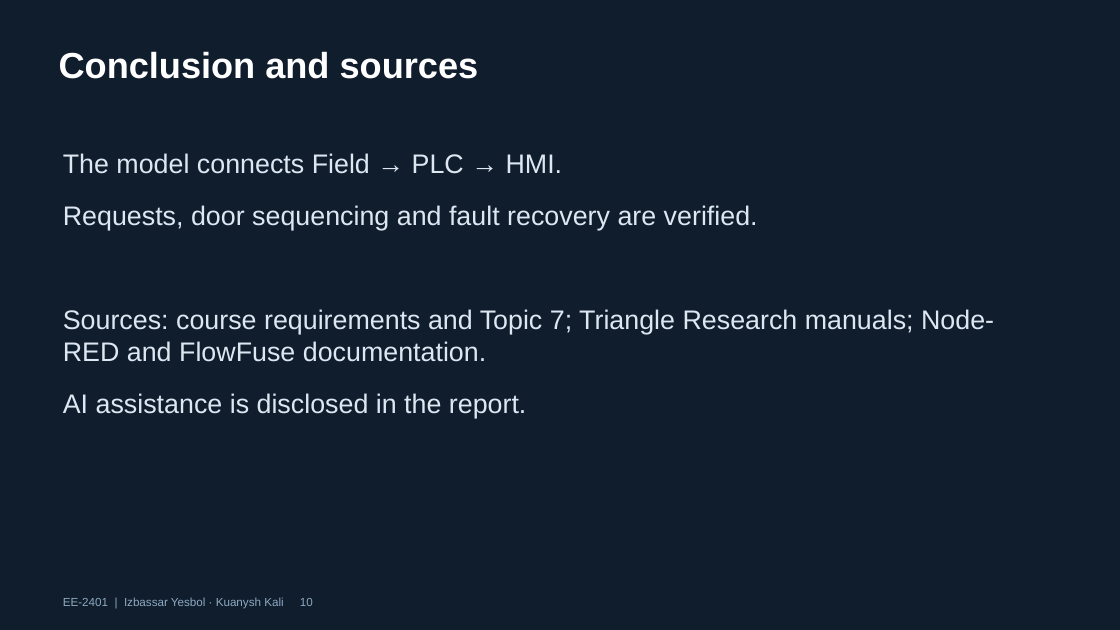
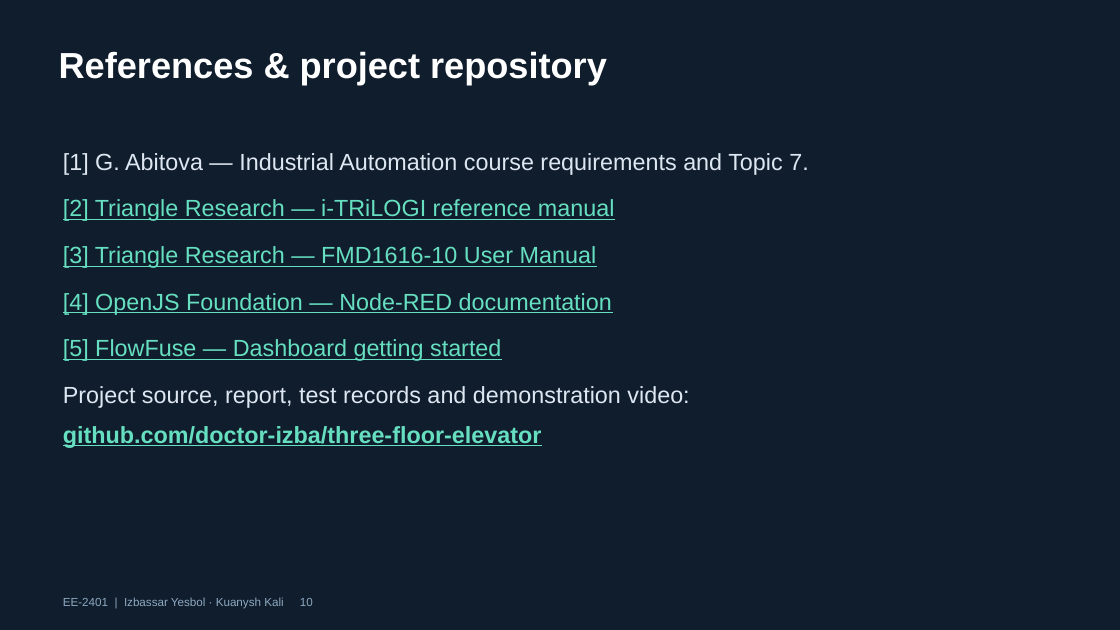
Before and after one commit to doctor-izba/three-floor-elevator, a slide deck: slide 10 of Presentation/Elevator_Defence_EE2401.pptx. Drawn at 1120x630 pixels with LibreOffice and Linux fonts; fonts in the diff are those of the drawing. Boxes give left, top, right and bottom in pixels: in the first picture for what was removed or moved away, otherwise in the second. Text is boxed around its words. In the diff, an @@ line names an element or a change of style, - is before the commit and + after.

Commit message:
Add references and repository link to final presentation slide

```diff
--- a/Presentation/Elevator_Defence_EE2401.pptx
+++ b/Presentation/Elevator_Defence_EE2401.pptx
@@ text at <box>59,51,607,84</box>: text changed @@
-Conclusion and sources
+References & project repository
@@ text at <box>63,153,808,448</box>: text changed; size 23 to 20 pt; text colour #DCE7F1 to #66DFC0 @@
-The model connects Field → PLC → HMI.
-Requests, door sequencing and fault recovery are verified.
-Sources: course requirements and Topic 7; Triangle Research manuals; Node-RED and FlowFuse documentation.
-AI assistance is disclosed in the report.
+[1] G. Abitova — Industrial Automation course requirements and Topic 7.
+[2] Triangle Research — i-TRiLOGI reference manual
+[3] Triangle Research — FMD1616-10 User Manual
+[4] OpenJS Foundation — Node-RED documentation
+[5] FlowFuse — Dashboard getting started
+Project source, report, test records and demonstration video:
+github.com/doctor-izba/three-floor-elevator
```
Also in this commit, not shown: 4 other files.
